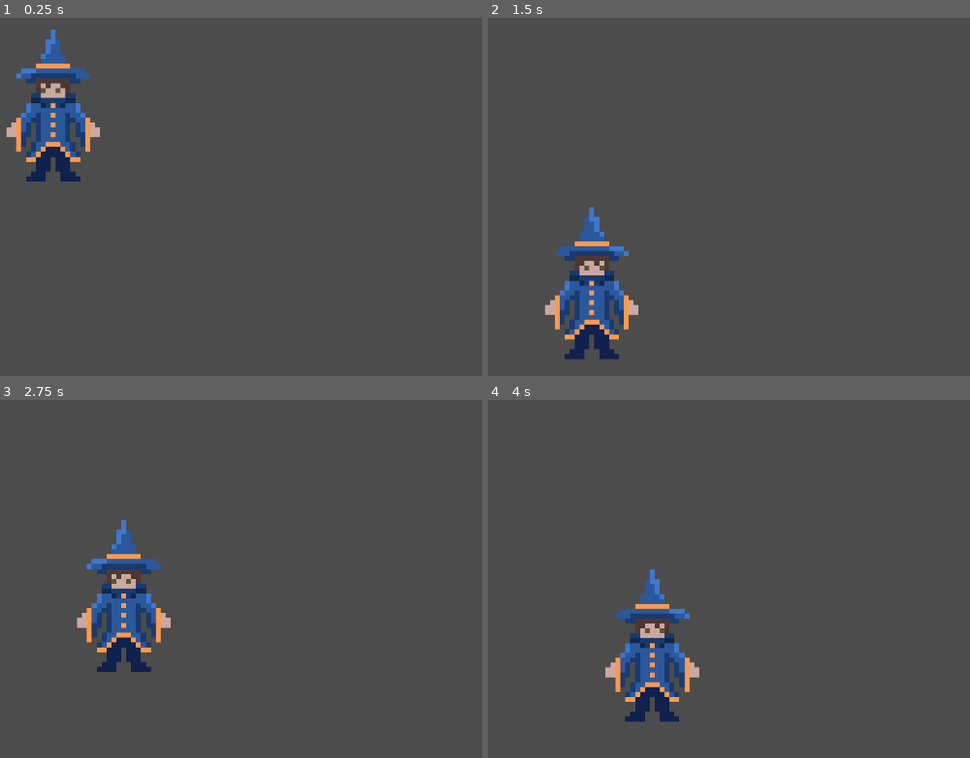
Above: before the commit, frames 1-4 (two rows, left to right).
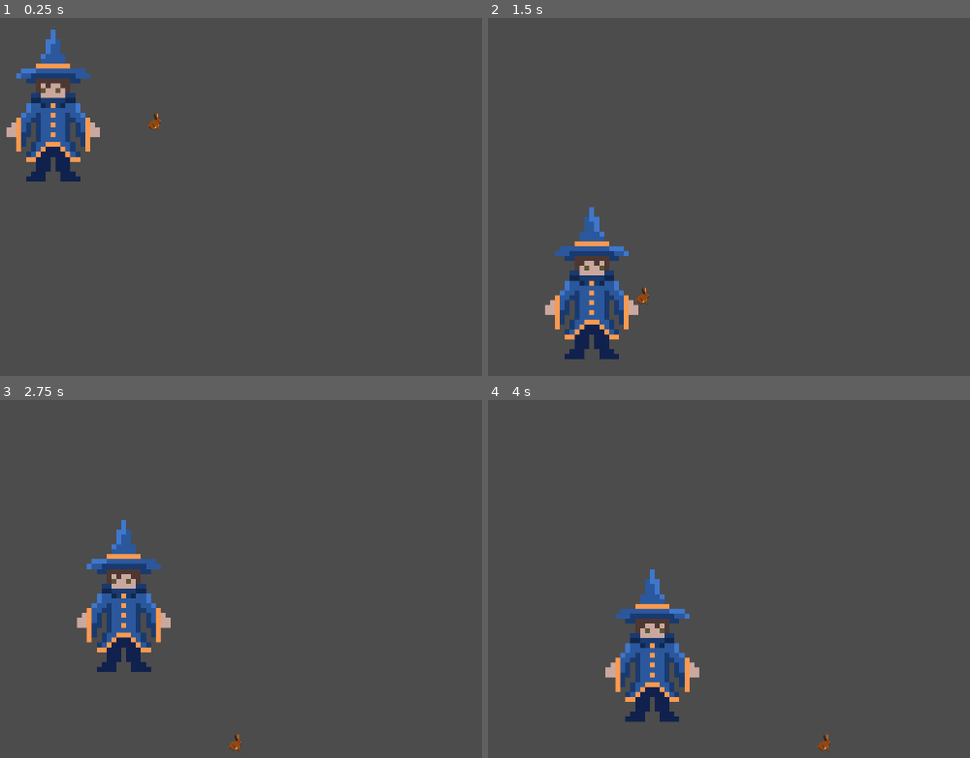
Above: after the commit, the same moments.

Repository: Schlangenbarde/ZweiteGameJam
Game: Godot game, scene res://Scene/Game/Main Scene.tscn
Same seed, same stepped clock (60 frames per second), same inputs: the game is played once before the commit and once after it.
Inputs:
- Up to frame 1 (0.25 s): no input
- Up to frame 2 (1.5 s): hold D (Right) from 0.53 s (still down); tap Space (Shoot) at 0.6 s; tap W (Jump) at 0.77 s; tap E (PlayerMelee, bound only after the commit) at 0.8, 1.35 s
- Up to frame 3 (2.75 s): tap W (Jump) at 1.52 s; tap Space (Shoot) at 1.55, 2.1 s; release D (Right) at 2.03 s; hold A (Left) from 2.03 s (still down); tap E (PlayerMelee, bound only after the commit) at 2.3 s
- Up to frame 4 (4 s): release A (Left) at 2.78 s; hold D (Right) from 2.78 s (still down); tap E (PlayerMelee, bound only after the commit) at 2.85, 3.8 s; tap W (Jump) at 3.02, 3.77 s; tap Space (Shoot) at 3.05, 3.6 s

The runs differ from the first frame. In frame 1, less than 0.1% of the frame differs, in the area x 30-34%, y 26-32%; in frame 2, less than 0.1%, in the area x 30-34%, y 75-81%; in frame 3, less than 0.1%; in frame 4, less than 0.1%.

Commit message:
Add AI, and Bug fixes
Player can Jump, Ai exist can be stunned and killed

Diff:
--- /dev/null
+++ b/Scene/Enemy/Enemy.tscn
@@ -0,0 +1,101 @@
+[gd_scene load_steps=11 format=2]
+
+[ext_resource path="res://Skripts/Enemy/EnemyBunny.gd" type="Script" id=1]
+[ext_resource path="res://Sprites/Enemy/enemy.png" type="Texture" id=2]
+[ext_resource path="res://Animation/Enemy/BunnyStunned/BunnyStunned1.png" type="Texture" id=3]
+[ext_resource path="res://Animation/Enemy/BunnyStunned/BunnyStunned2.png" type="Texture" id=4]
+
+[sub_resource type="RectangleShape2D" id=1]
+extents = Vector2( 18.7624, 22.3338 )
+
+[sub_resource type="SpriteFrames" id=2]
+animations = [ {
+"frames": [ ExtResource( 2 ) ],
+"loop": true,
+"name": "idle",
+"speed": 5.0
+}, {
+"frames": [ ExtResource( 3 ), ExtResource( 4 ) ],
+"loop": true,
+"name": "Stunned",
+"speed": 5.0
+} ]
+
+[sub_resource type="RectangleShape2D" id=3]
+extents = Vector2( 20.6534, 23.9813 )
+
+[sub_resource type="Animation" id=6]
+resource_name = "EnemyEinsaugen"
+length = 2.0
+tracks/0/type = "method"
+tracks/0/path = NodePath(".")
+tracks/0/interp = 1
+tracks/0/loop_wrap = true
+tracks/0/imported = false
+tracks/0/enabled = true
+tracks/0/keys = {
+"times": PoolRealArray( 1.8 ),
+"transitions": PoolRealArray( 1 ),
+"values": [ {
+"args": [  ],
+"method": "Delete"
+} ]
+}
+
+[sub_resource type="Animation" id=4]
+resource_name = "EnemyStartHitBox"
+tracks/0/type = "value"
+tracks/0/path = NodePath("HitDetection:collision_mask")
+tracks/0/interp = 1
+tracks/0/loop_wrap = true
+tracks/0/imported = false
+tracks/0/enabled = true
+tracks/0/keys = {
+"times": PoolRealArray( 0 ),
+"transitions": PoolRealArray( 1 ),
+"update": 1,
+"values": [ 2 ]
+}
+
+[sub_resource type="Animation" id=5]
+resource_name = "EnemyStunned"
+tracks/0/type = "value"
+tracks/0/path = NodePath("HitDetection:collision_mask")
+tracks/0/interp = 1
+tracks/0/loop_wrap = true
+tracks/0/imported = false
+tracks/0/enabled = true
+tracks/0/keys = {
+"times": PoolRealArray( 0 ),
+"transitions": PoolRealArray( 1 ),
+"update": 1,
+"values": [ 32 ]
+}
+
+[node name="Enemy" type="KinematicBody2D"]
+collision_layer = 4
+collision_mask = 16
+script = ExtResource( 1 )
+
+[node name="CollisionShape2D" type="CollisionShape2D" parent="."]
+shape = SubResource( 1 )
+
+[node name="AnimatedSprite" type="AnimatedSprite" parent="."]
+frames = SubResource( 2 )
+animation = "idle"
+
+[node name="HitDetection" type="Area2D" parent="."]
+collision_layer = 0
+collision_mask = 32
+
+[node name="CollisionShape2D" type="CollisionShape2D" parent="HitDetection"]
+shape = SubResource( 3 )
+
+[node name="AnimationPlayer" type="AnimationPlayer" parent="."]
+anims/EnemyEinsaugen = SubResource( 6 )
+anims/EnemyStartHitBox = SubResource( 4 )
+anims/EnemyStunned = SubResource( 5 )
+
+[connection signal="area_entered" from="HitDetection" to="." method="_on_HitDetection_area_entered"]
+[connection signal="area_exited" from="HitDetection" to="." method="_on_HitDetection_area_exited"]
+[connection signal="body_entered" from="HitDetection" to="." method="_on_HitDetection_body_entered"]
--- a/Scene/Game/Main Scene.tscn
+++ b/Scene/Game/Main Scene.tscn
@@ -1,9 +1,13 @@
-[gd_scene load_steps=3 format=2]
+[gd_scene load_steps=5 format=2]
 
 [ext_resource path="res://Scene/Player/Player.tscn" type="PackedScene" id=1]
+[ext_resource path="res://Scene/Enemy/Enemy.tscn" type="PackedScene" id=2]
 
 [sub_resource type="RectangleShape2D" id=1]
 extents = Vector2( 1087.74, 25.1015 )
+
+[sub_resource type="RectangleShape2D" id=2]
+extents = Vector2( 64.0063, 498.197 )
 
 [node name="Main Scene" type="Node2D"]
 
@@ -18,5 +22,24 @@
 position = Vector2( 0, -5.65686 )
 shape = SubResource( 1 )
 
+[node name="StaticBody2D2" type="StaticBody2D" parent="Node"]
+position = Vector2( 1906.11, 467.271 )
+collision_layer = 16
+collision_mask = 0
+
+[node name="CollisionShape2D" type="CollisionShape2D" parent="Node/StaticBody2D2"]
+shape = SubResource( 2 )
+
+[node name="StaticBody2D3" type="StaticBody2D" parent="Node"]
+position = Vector2( 45.6907, 543.553 )
+collision_layer = 16
+collision_mask = 0
+
+[node name="CollisionShape2D" type="CollisionShape2D" parent="Node/StaticBody2D3"]
+shape = SubResource( 2 )
+
 [node name="Player" parent="." instance=ExtResource( 1 )]
 position = Vector2( 785.601, 298.093 )
+
+[node name="Enemy" parent="." instance=ExtResource( 2 )]
+position = Vector2( 1038.53, 337.789 )
--- a/Scene/Player/Player.tscn
+++ b/Scene/Player/Player.tscn
@@ -32,8 +32,23 @@
 "values": [ true ]
 }
 
-[sub_resource type="Animation" id=3]
-resource_name = "LoadShot"
+[sub_resource type="Animation" id=7]
+resource_name = "DisableMelee"
+length = 0.1
+tracks/0/type = "value"
+tracks/0/path = NodePath("Melee/CollisionShape2D:disabled")
+tracks/0/interp = 1
+tracks/0/loop_wrap = true
+tracks/0/imported = false
+tracks/0/enabled = true
+tracks/0/keys = {
+"times": PoolRealArray( 0.1 ),
+"transitions": PoolRealArray( 1 ),
+"update": 1,
+"values": [ true ]
+}
+
+[sub_resource type="Animation" id=4]
 length = 3.0
 tracks/0/type = "value"
 tracks/0/path = NodePath(".:yValue")
@@ -45,8 +60,27 @@
 "times": PoolRealArray( 0, 1, 2 ),
 "transitions": PoolRealArray( 1, 1, 1 ),
 "update": 1,
-"values": [ 300, 200, 0 ]
+"values": [ 300, 200, 10 ]
 }
+
+[sub_resource type="Animation" id=5]
+resource_name = "PlayerMelee"
+length = 2.0
+tracks/0/type = "value"
+tracks/0/path = NodePath("Melee/CollisionShape2D:disabled")
+tracks/0/interp = 1
+tracks/0/loop_wrap = true
+tracks/0/imported = false
+tracks/0/enabled = true
+tracks/0/keys = {
+"times": PoolRealArray( 0, 2 ),
+"transitions": PoolRealArray( 1, 1 ),
+"update": 1,
+"values": [ false, true ]
+}
+
+[sub_resource type="RectangleShape2D" id=6]
+extents = Vector2( 40.1338, 199.232 )
 
 [node name="Player" type="KinematicBody2D"]
 collision_mask = 16
@@ -66,5 +100,17 @@
 Bullet = ExtResource( 4 )
 
 [node name="AnimationPlayer" type="AnimationPlayer" parent="."]
-anims/AllowShot = SubResource( 4 )
-anims/LoadShot = SubResource( 3 )
+anims/AllowShot = SubResource( 3 )
+anims/DisableMelee = SubResource( 7 )
+anims/LoadShot = SubResource( 4 )
+anims/PlayerMelee = SubResource( 5 )
+
+[node name="Melee" type="Area2D" parent="."]
+position = Vector2( 154.174, 7.34163 )
+collision_layer = 32
+collision_mask = 4
+
+[node name="CollisionShape2D" type="CollisionShape2D" parent="Melee"]
+position = Vector2( 3.77548, -1.88776 )
+shape = SubResource( 6 )
+disabled = true
--- a/Scene/Player/Weapon/Bullets/Bullet.tscn
+++ b/Scene/Player/Weapon/Bullets/Bullet.tscn
@@ -1,9 +1,10 @@
-[gd_scene load_steps=4 format=2]
+[gd_scene load_steps=5 format=2]
 
 [ext_resource path="res://Skripts/Shooting/Bullets/FireBall.gd" type="Script" id=1]
+[ext_resource path="res://Sprites/Weapon/Bullets/FireBall.png" type="Texture" id=2]
 
 [sub_resource type="RectangleShape2D" id=1]
-extents = Vector2( 69.987, 7.146 )
+extents = Vector2( 31.0857, 14.4413 )
 
 [sub_resource type="Animation" id=2]
 resource_name = "BulletDestroy"
@@ -29,6 +30,9 @@
 gravity_scale = 0.0
 script = ExtResource( 1 )
 
+[node name="Sprite" type="Sprite" parent="."]
+texture = ExtResource( 2 )
+
 [node name="CollisionShape2D" type="CollisionShape2D" parent="."]
 shape = SubResource( 1 )
 
--- /dev/null
+++ b/Skripts/Enemy/EnemyBunny.gd
@@ -0,0 +1,75 @@
+extends KinematicBody2D
+
+#Scene
+onready var AnimSprite = $AnimatedSprite
+onready var HitBox = $HitDetection
+onready var AnimPlayer = $AnimationPlayer
+
+#EnemyStats
+var enemySpeed = 200
+var jumpHeight = 400
+var currentSpeed = Vector2()
+var turn = false #bool for turning the sprite
+var enemyLifes = 2
+#2 Lifes = Alive
+#1 Lifes = stunned
+#0 Lifes = dead
+
+#GamePhysics
+var gravity = 400
+var UpVector = Vector2(0, -1)
+
+func _ready():
+	AnimPlayer.play("EnemyStartHitBox")
+
+func _physics_process(delta):
+	Movement()
+	CheckEnemyLifes()
+	move_and_slide(currentSpeed, UpVector)
+	WallAndFall(delta)
+
+func Movement():
+	if is_on_floor():
+		currentSpeed.x = enemySpeed
+	else:
+		currentSpeed.x = 0
+
+func WallAndFall(time):
+	if is_on_wall():
+		enemySpeed *= -1
+		turn = not turn
+
+	AnimSprite.flip_h = turn
+
+	if !is_on_floor():
+		currentSpeed.y += gravity * time
+	else:
+		currentSpeed.y = 0
+
+func GetDamage(i):
+	enemyLifes -= i
+
+func CheckEnemyLifes():
+	if enemyLifes == 1.5:
+		enemySpeed = 0
+		AnimSprite.play("Stunned")
+		AnimPlayer.play("EnemyStunned")
+		enemyLifes -= 0.5
+
+
+func Delete():
+	self.queue_free()
+
+func _on_HitDetection_body_entered(body):
+	GetDamage(0.5)
+
+
+func _on_HitDetection_area_entered(area):
+	AnimPlayer.stop()
+	AnimPlayer.play("EnemyEinsaugen")
+	print("start")
+
+
+func _on_HitDetection_area_exited(area):
+	AnimPlayer.stop()
+	print("ugigiugiugi")
--- a/Skripts/Player/Player.gd
+++ b/Skripts/Player/Player.gd
@@ -16,7 +16,6 @@
 var xSpeed = 100
 export(int) var yValue
 
-
 #Game Physics
 var gravity = 400
 var UpVector = Vector2(0, -1)
@@ -31,6 +30,7 @@
 
 	move_and_slide(currentSpeed, UpVector)
 	PlayerJump()
+	#move_and_slide(currentSpeed, UpVector)
 
 
 func MovementLeftandRight():
@@ -47,6 +47,8 @@
 func PlayerGravity(time):
 	if !is_on_floor():
 		currentSpeed.y += gravity * time
+	elif currentSpeed.y > 0:
+		currentSpeed.y = 0
 
 func PlayerJump():
 	if is_on_floor() and Input.is_action_just_pressed("Jump"):
@@ -63,15 +65,22 @@
 		currentSpeed.x = -150
 
 func PlayerShoot():
-	if Input.is_action_just_pressed("Shoot") and fireCooldown:
+	if Input.is_action_just_pressed("Shoot") and fireCooldown and !Input.is_action_pressed("Right") and !Input.is_action_pressed("Left") and is_on_floor():
 		AnimPlayer.play("LoadShot")
 
-	if Input.is_action_just_released("Shoot") and fireCooldown:
+	if Input.is_action_just_released("Shoot") and fireCooldown and !Input.is_action_pressed("Right") and !Input.is_action_pressed("Left") and is_on_floor():
 		AnimPlayer.stop(true)
 		fireCooldown = false
 		AnimPlayer.play("AllowShot")
-		Weapon.shoot(xSpeed, rand_range(yValue, yValue * -1))
+		for i in range(0,5):
+			Weapon.shoot(xSpeed, rand_range(yValue, yValue * -1), 90)
 
+	if Input.is_action_just_pressed("PlayerMelee") and fireCooldown and !Input.is_action_pressed("Right") and !Input.is_action_pressed("Left") and is_on_floor():
+		AnimPlayer.play("PlayerMelee")
+	if Input.is_action_just_released("PlayerMelee") and AnimPlayer.is_playing():
+		AnimPlayer.stop(true)
+		AnimPlayer.play(("DisableMelee"))
+		print("BREAK")
 
 func AnimationController():
 	if abs(currentSpeed.x) > 0.1:
--- a/Skripts/Shooting/Weapon.gd
+++ b/Skripts/Shooting/Weapon.gd
@@ -2,9 +2,9 @@
 
 export(PackedScene) var Bullet
 
-func shoot(xValueSpeed, yValueSpeed):
+func shoot(xValueSpeed, yValueSpeed, rotation):
 	var new_shot = Bullet.instance();
 	get_tree().get_root().add_child(new_shot);
 	new_shot.global_position = global_position;
-
+	new_shot.rotation = rotation
 	new_shot.linear_velocity = self.global_transform.basis_xform(Vector2(xValueSpeed, yValueSpeed));
--- a/project.godot
+++ b/project.godot
@@ -31,21 +31,30 @@
 Left={
 "deadzone": 0.5,
 "events": [ Object(InputEventKey,"resource_local_to_scene":false,"resource_name":"","device":0,"alt":false,"shift":false,"control":false,"meta":false,"command":false,"pressed":false,"scancode":65,"unicode":0,"echo":false,"script":null)
+, Object(InputEventKey,"resource_local_to_scene":false,"resource_name":"","device":0,"alt":false,"shift":false,"control":false,"meta":false,"command":false,"pressed":false,"scancode":16777231,"unicode":0,"echo":false,"script":null)
  ]
 }
 Right={
 "deadzone": 0.5,
 "events": [ Object(InputEventKey,"resource_local_to_scene":false,"resource_name":"","device":0,"alt":false,"shift":false,"control":false,"meta":false,"command":false,"pressed":false,"scancode":68,"unicode":0,"echo":false,"script":null)
+, Object(InputEventKey,"resource_local_to_scene":false,"resource_name":"","device":0,"alt":false,"shift":false,"control":false,"meta":false,"command":false,"pressed":false,"scancode":16777233,"unicode":0,"echo":false,"script":null)
  ]
 }
 Jump={
 "deadzone": 0.5,
 "events": [ Object(InputEventKey,"resource_local_to_scene":false,"resource_name":"","device":0,"alt":false,"shift":false,"control":false,"meta":false,"command":false,"pressed":false,"scancode":87,"unicode":0,"echo":false,"script":null)
+, Object(InputEventKey,"resource_local_to_scene":false,"resource_name":"","device":0,"alt":false,"shift":false,"control":false,"meta":false,"command":false,"pressed":false,"scancode":16777232,"unicode":0,"echo":false,"script":null)
  ]
 }
 Shoot={
 "deadzone": 0.5,
 "events": [ Object(InputEventKey,"resource_local_to_scene":false,"resource_name":"","device":0,"alt":false,"shift":false,"control":false,"meta":false,"command":false,"pressed":false,"scancode":32,"unicode":0,"echo":false,"script":null)
+, Object(InputEventKey,"resource_local_to_scene":false,"resource_name":"","device":0,"alt":false,"shift":false,"control":false,"meta":false,"command":false,"pressed":false,"scancode":16777238,"unicode":0,"echo":false,"script":null)
+ ]
+}
+PlayerMelee={
+"deadzone": 0.5,
+"events": [ Object(InputEventKey,"resource_local_to_scene":false,"resource_name":"","device":0,"alt":false,"shift":false,"control":false,"meta":false,"command":false,"pressed":false,"scancode":69,"unicode":0,"echo":false,"script":null)
  ]
 }
 
@@ -56,6 +65,7 @@
 2d_physics/layer_3="Enemy"
 2d_physics/layer_4="EnemyBullets"
 2d_physics/layer_5="Plattforms"
+2d_physics/layer_6="PlayerMelee"
 
 [physics]
 
Binary file added: Animation/Enemy/BunnyStunned/BunnyStunned1.png
Not shown, added: Animation/Enemy/BunnyStunned/BunnyStunned1.png.import
Binary file added: Animation/Enemy/BunnyStunned/BunnyStunned2.png
Not shown, added: Animation/Enemy/BunnyStunned/BunnyStunned2.png.import
Not shown: 2 places in Scene/Player/Player.tscn that only renumber resources
Binary file added: Sprites/Enemy/enemy.png
Not shown, added: Sprites/Enemy/enemy.png.import
Binary file added: Sprites/Weapon/Bullets/FireBall.png
Not shown, added: Sprites/Weapon/Bullets/FireBall.png.import
